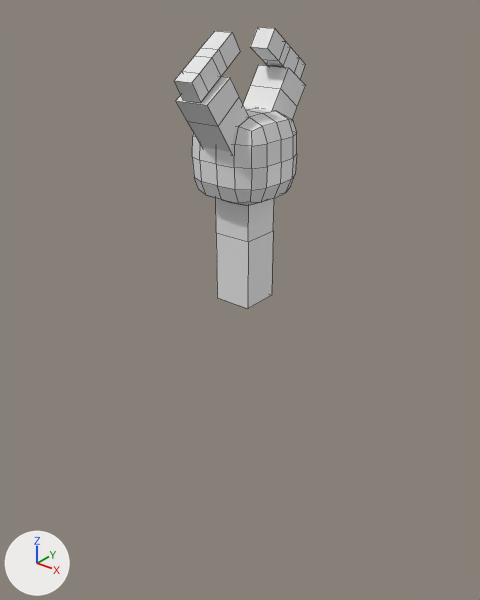
Before and after pictures for a commit that changed the FBX model Assets/Models/FBXModels/RobotHand.fbx.
One viewpoint serves both versions: a camera (50 mm lens) standing at (9.2, -11.68, 3.59) and looking at (-0.38, 0.29, -3.83). The axes (+X, +Y, +Z) are drawn at lower left. The lights are the same throughout. Mesh edges are drawn as thin lines. Where no turn or scale is listed for an object, it has been applied to the vertices.
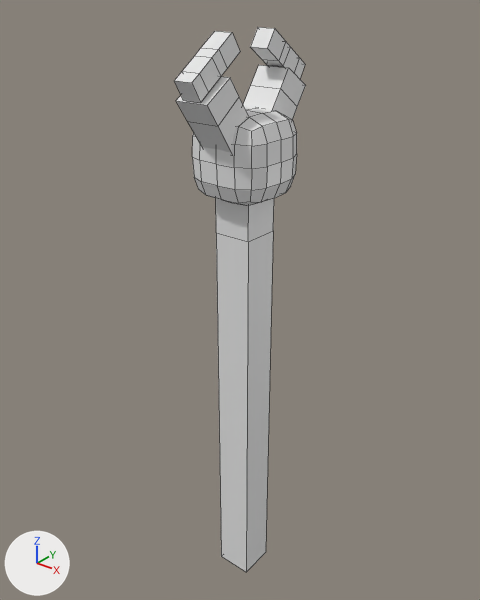
Pixel boxes (x1, y1, x2, y2) of what changed, in the pictures (480 x 600 px; the box of a moved part takes in the faces that stretch with it):
'Cube.003', reshaped (238% taller): before (216, 198, 274, 308); after (216, 198, 274, 572)
part 1 of me_cube_003, moved or reshaped: before (217, 274, 272, 308); after (217, 274, 272, 572)

The change in detail:
me_cube_003 has 12 vertices, 10 faces and spans x -0.48..0.48, y -0.48..0.48, z -2.17..0.48.
me_cube_003 is used by ob_cube_003; location (0.0, 0.0, -1.33).
Before the commit, vertices of me_cube_003: 8 (-0.48, 0.48, -2.17), 9 (-0.48, -0.48, -2.17) at pixel (217, 297), 10 (0.48, 0.48, -2.17) at pixel (271, 295), 11 (0.48, -0.48, -2.17) at pixel (247, 308).
Part 1, on me_cube_003:
Vertices 8 to 11 of me_cube_003 move by (0.0, 0.0, -8.69).
